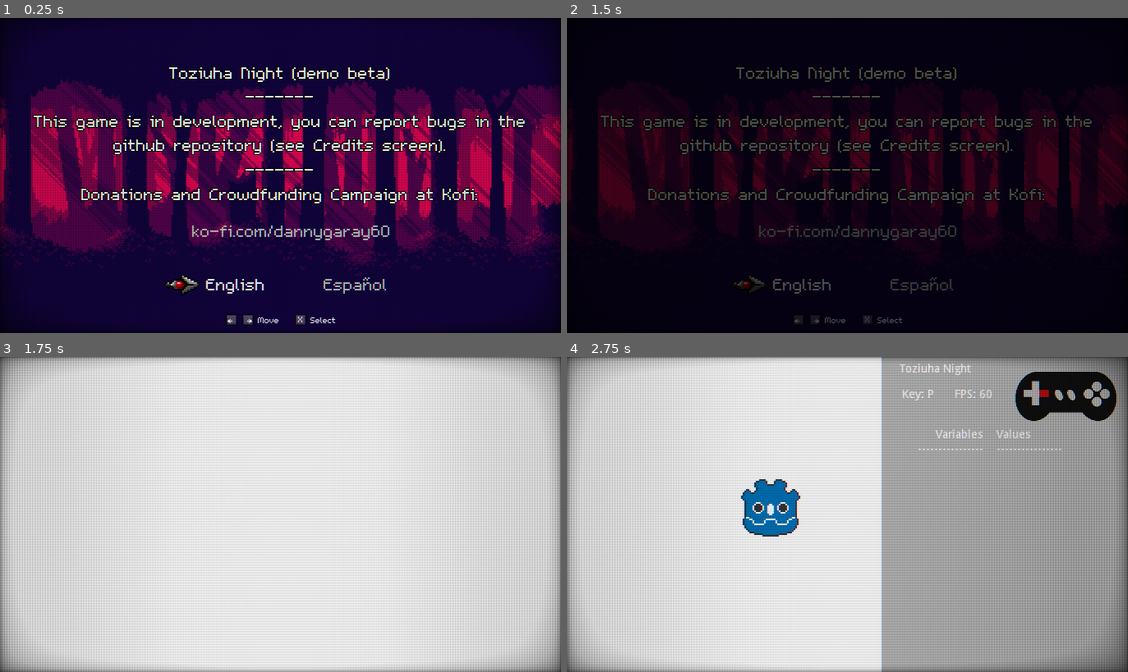
Above: before the commit, frames 1-4 (two rows, left to right).
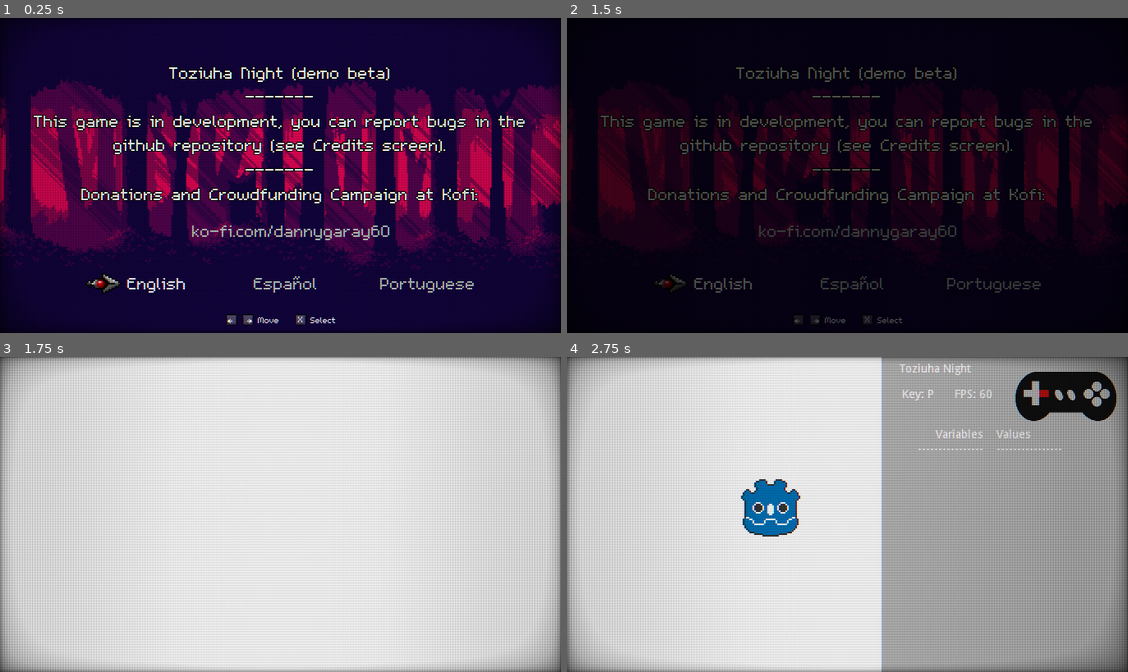
Above: after the commit, the same moments.

Repository: dannygaray60/toziuha-night-oota
Game: Godot game, scene res://screens/GameInDevNotice.tscn
The game is run twice, just before and just after one commit, with the same random seed, the same clock (stepped at 60 frames per second) and the same inputs. Video files are missing from this copy of the repository; at most half a second of black plays in their place.
Inputs (mouse positions are in pixels of both pictures, inside the frame that each line leads up to):
- Up to frame 1 (0.25 s): no input
- Up to frame 2 (1.5 s): click "ko-fi.com/dannygaray60" at 0.5 s; click "English" at 1.25 s
- Up to frame 3 (1.75 s): no input
- Up to frame 4 (2.75 s): tap Enter (ui_select) at 2 s; move the mouse to (970, 498) at 2.02 s; hold Right (ui_right) from 2.03 s (still down); hold P from 2.03 s (still down); click (970, 498) at 2.17 s; tap X (ui_accept) at 2.27 s

The runs differ from the first frame. In frame 1, 1.6% of the frame differs, in the area x 15-85%, y 80-89%; in frame 2, 1.0%; in frame 3, nothing differs; in frame 4, nothing differs.

Commit message:
PT lang fix
Implementation of Portuguese langugage on menu.

Diff:
--- a/toziuha_night_oota_project/project.godot
+++ b/toziuha_night_oota_project/project.godot
@@ -174,7 +174,7 @@
 
 [locale]
 
-translations=PoolStringArray( "res://text_words.en.translation", "res://text_words.es.translation" )
+translations=PoolStringArray( "res://text_words.en.translation", "res://text_words.es.translation", "res://text_words.pt.translation" )
 locale_filter=[ 0, [ "pt" ] ]
 
 [rendering]
--- a/toziuha_night_oota_project/screens/GameInDevNotice.gd
+++ b/toziuha_night_oota_project/screens/GameInDevNotice.gd
@@ -20,7 +20,7 @@
 
 func _on_BtnEng_focus_entered():
 	Conf.set_conf_value("other","lang","en")
-
-
 func _on_BtnEsp_focus_entered():
 	Conf.set_conf_value("other","lang","es")
+func _on_BtnPT_focus_entered():
+	Conf.set_conf_value("other","lang","pt")
--- a/toziuha_night_oota_project/screens/GameInDevNotice.tscn
+++ b/toziuha_night_oota_project/screens/GameInDevNotice.tscn
@@ -68,23 +68,28 @@
 anchor_top = 1.0
 anchor_right = 0.5
 anchor_bottom = 1.0
-margin_left = -141.5
-margin_top = -74.0
-margin_right = 141.5
-margin_bottom = -45.0
+margin_left = -237.5
+margin_top = -75.0
+margin_right = 237.5
+margin_bottom = -46.0
 alignment = 1
 __meta__ = {
 "_edit_use_anchors_": false
 }
 
 [node name="BtnEng" parent="HBoxContainer2" instance=ExtResource( 5 )]
-margin_right = 139.0
+margin_right = 150.0
 text = "English"
 
 [node name="BtnEsp" parent="HBoxContainer2" instance=ExtResource( 5 )]
-margin_left = 143.0
-margin_right = 283.0
+margin_left = 154.0
+margin_right = 304.0
 text = "Español"
+
+[node name="BtnPT" parent="HBoxContainer2" instance=ExtResource( 5 )]
+margin_left = 308.0
+margin_right = 475.0
+text = "Portuguese"
 
 [node name="HBxHelp" type="HBoxContainer" parent="."]
 anchor_top = 1.0
@@ -232,3 +237,5 @@
 [connection signal="pressed" from="HBoxContainer2/BtnEng" to="." method="_on_BtnContinue_pressed"]
 [connection signal="focus_entered" from="HBoxContainer2/BtnEsp" to="." method="_on_BtnEsp_focus_entered"]
 [connection signal="pressed" from="HBoxContainer2/BtnEsp" to="." method="_on_BtnContinue_pressed"]
+[connection signal="focus_entered" from="HBoxContainer2/BtnPT" to="." method="_on_BtnPT_focus_entered"]
+[connection signal="pressed" from="HBoxContainer2/BtnPT" to="." method="_on_BtnContinue_pressed"]
--- a/toziuha_night_oota_project/screens/Options.tscn
+++ b/toziuha_night_oota_project/screens/Options.tscn
@@ -1378,7 +1378,7 @@
 rect_min_size = Vector2( 190, 0 )
 size_flags_vertical = 5
 custom_fonts/font = SubResource( 6 )
-text = "Português (BR)"
+text = "Português"
 align = 1
 valign = 1
 
@@ -1391,7 +1391,6 @@
 focus_neighbour_bottom = NodePath("../../English/CheckBox")
 focus_next = NodePath("../../English/CheckBox")
 focus_previous = NodePath("../../Espanol/CheckBox")
-disabled = true
 group = SubResource( 12 )
 
 [node name="HBxHelp2" type="HBoxContainer" parent="."]
@@ -1612,5 +1611,6 @@
 [connection signal="pressed" from="Margin/HBx/PanelLang/Margin/VBx/Espanol/CheckBox" to="." method="option_changed" binds= [ "es", "other", "lang" ]]
 [connection signal="focus_entered" from="Margin/HBx/PanelLang/Margin/VBx/PortuguesBR/CheckBox" to="." method="_on_ItemPanel_focus_entered" binds= [ "PortuguesBR", "Lang" ]]
 [connection signal="focus_exited" from="Margin/HBx/PanelLang/Margin/VBx/PortuguesBR/CheckBox" to="." method="_on_ItemPanel_focus_exited" binds= [ "PortuguesBR", "Lang" ]]
+[connection signal="pressed" from="Margin/HBx/PanelLang/Margin/VBx/PortuguesBR/CheckBox" to="." method="option_changed" binds= [ "pt", "other", "lang" ]]
 
 [editable path="Margin/HBx/PanelControls/Margin/VBx/BtnJump/Icon"]
--- a/toziuha_night_oota_project/text_words.csv
+++ b/toziuha_night_oota_project/text_words.csv
@@ -36,7 +36,7 @@
 TOBECONTINUED;To be continued...;Continuará...;Continua...
 ABSORB_CIRCUIT;Absorb Elemental Circuit;Absorber Circuito Elemental;Absorver Circuito Elemental
 USE_ELEMENTAL_CIRCUIT;Use Elemental Circuit;Usar Circuito Elemental;Usar Circuito Elemental
-TUTO1;Basic controls. \nThese can be configured from the options menu. (Compatible with gamepads).;Controles básicos. \nEstos pueden ser configurados desde el menú de opciones. (Compatible con gamepads).;Controles Básicos. \Estes podem ser configurados no Menu de Opções (Compátivel com Gamepads).
+TUTO1;Basic controls. \nThese can be configured from the options menu. (Compatible with gamepads).;Controles básicos. \nEstos pueden ser configurados desde el menú de opciones. (Compatible con gamepads).;Controles Básicos. \nEstes podem ser configurados no Menu de Opções (Compátivel com Gamepads).
 OPT_BTN_JUMPANDACCEPT;Jump / Accept;Saltar / Aceptar;Pular / Aceitar
 OPT_BTN_ATTACKANDCANCEL;Attack / Cancel;Atacar / Cancelar;Atacar / Cancelar
 OPT_BTN_START;Start / Pause;Inicio / Pausa;Iniciar / Pausar
Not shown, changed: toziuha_night_oota_project/text_words.csv.import
